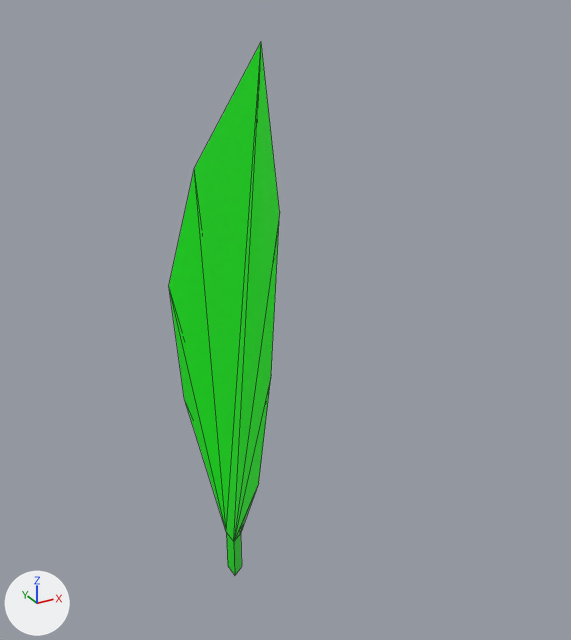
Renders of the Blender file Assets/Resources/Plants/Leaves/leaf.blend from each side of a commit.
Camera for both pictures: a camera (50 mm lens) standing at (-0.52, -1.153, 1.099) and looking at (0.14, 0.045, 0.5). The axes (+X, +Y, +Z) are drawn at lower left. The lights are the same throughout. Mesh edges are drawn as thin lines.

Names of what the first picture shows: 'Leaf'.
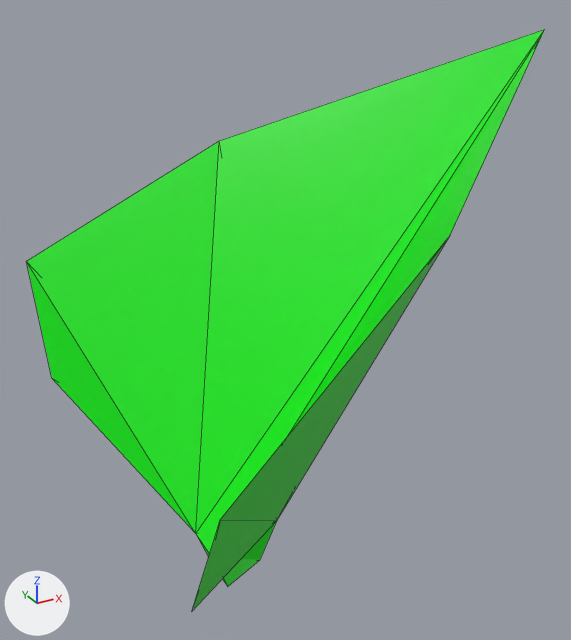
Patch to the scene script:
```diff
--- a/Assets/Resources/Plants/Leaves/leaf.blend.py
+++ b/Assets/Resources/Plants/Leaves/leaf.blend.py
@@ me_cube @@
 me_cube.from_pydata(...)  # 13 vertices, 20 faces; spans x -0.21..0.214, y -0.073..0.026, z -0.007..0.996
 # used by ob_leaf; location = (0.0, 0.0, 0.005); rotation_euler = (0.0, 0.0, 1.571), in degrees (0, 0, 90)
-me_cube.vertices[0].co = (0.019, 0.009, 0.077)  # pixel (226, 532)
-me_cube.vertices[1].co = (0.019, 0.009, -0.007)  # pixel (227, 565)
-me_cube.vertices[2].co = (-0.163, 0.026, 0.311)  # pixel (258, 483)
-me_cube.vertices[3].co = (-0.21, 0.026, 0.537)  # pixel (271, 374)
-me_cube.vertices[4].co = (-0.159, -0.018, 0.772)  # pixel (279, 211)
-me_cube.vertices[5].co = (0.002, -0.015, 0.077)  # pixel (240, 533)
-me_cube.vertices[6].co = (0.002, -0.015, -0.007)  # pixel (241, 566)
-me_cube.vertices[7].co = (-0.015, 0.009, 0.077)  # pixel (233, 541)
-me_cube.vertices[8].co = (-0.015, 0.009, -0.007)  # pixel (234, 575)
-me_cube.vertices[9].co = (0.167, 0.026, 0.311)  # pixel (184, 398)
-me_cube.vertices[10].co = (0.214, 0.026, 0.537)  # pixel (168, 285)
-me_cube.vertices[11].co = (0.163, -0.018, 0.772)  # pixel (194, 168)
-me_cube.vertices[12].co = (0.002, -0.073, 0.996)  # pixel (261, 41)
+# me_cube part 1
+me_cube.vertices[0].co = (0.042, 0.065, 0.079)  # pixel (195, 533)
+me_cube.vertices[1].co = (0.041, 0.034, -0.007)
+me_cube.vertices[2].co = (-0.378, 0.237, 0.311)  # pixel (191, 611)
+me_cube.vertices[3].co = (-0.489, 0.237, 0.537)  # pixel (220, 519)
+me_cube.vertices[4].co = (-0.369, -0.163, 0.772)  # pixel (450, 235)
+me_cube.vertices[5].co = (0.002, -0.096, 0.077)  # pixel (276, 520)
+me_cube.vertices[6].co = (0.002, -0.056, -0.007)  # pixel (259, 560)
+me_cube.vertices[7].co = (-0.036, 0.065, 0.079)
+me_cube.vertices[8].co = (-0.037, 0.034, -0.007)  # pixel (227, 586)
+me_cube.vertices[9].co = (0.382, 0.237, 0.311)  # pixel (51, 378)
+me_cube.vertices[10].co = (0.493, 0.237, 0.537)  # pixel (26, 261)
+me_cube.vertices[11].co = (0.373, -0.163, 0.772)  # pixel (219, 140)
+me_cube.vertices[12].co = (0.002, -0.673, 0.996)  # pixel (544, 29)
 me_cube.materials.append(mat_material)
```

Boxes (x1, y1, x2, y2) around the edits, measured in the pictures (571 x 640 px):
'Leaf', reshaped (363% wider, 9% taller)
    before: (169, 43, 280, 575)
    after: (26, 30, 544, 611)
